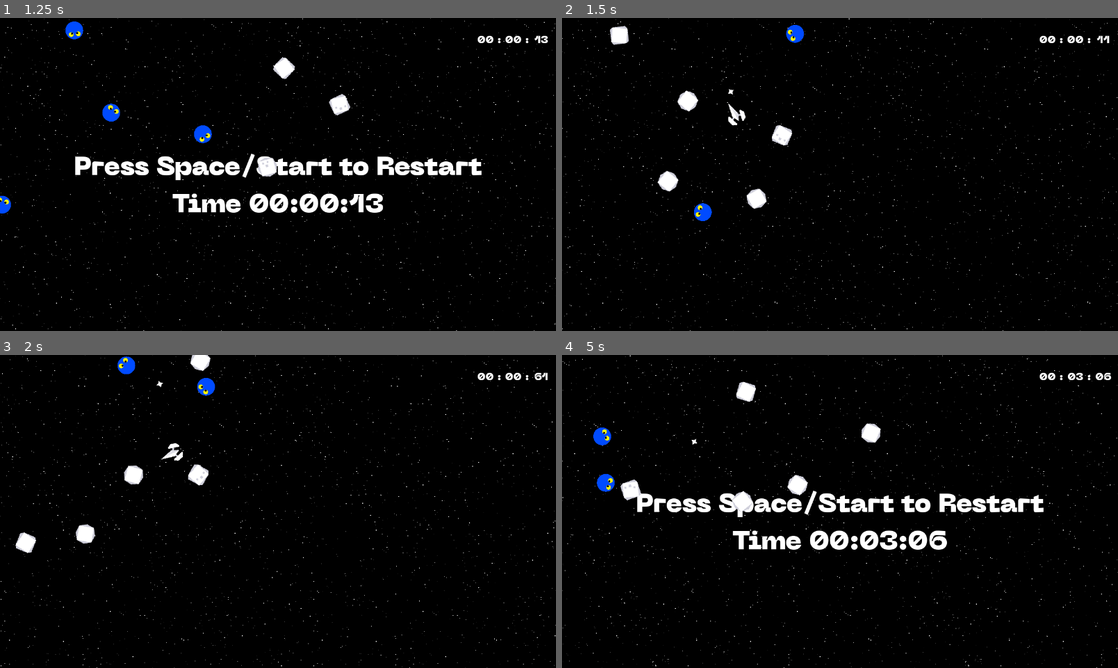
Above: before the commit, frames 1-4 (two rows, left to right).
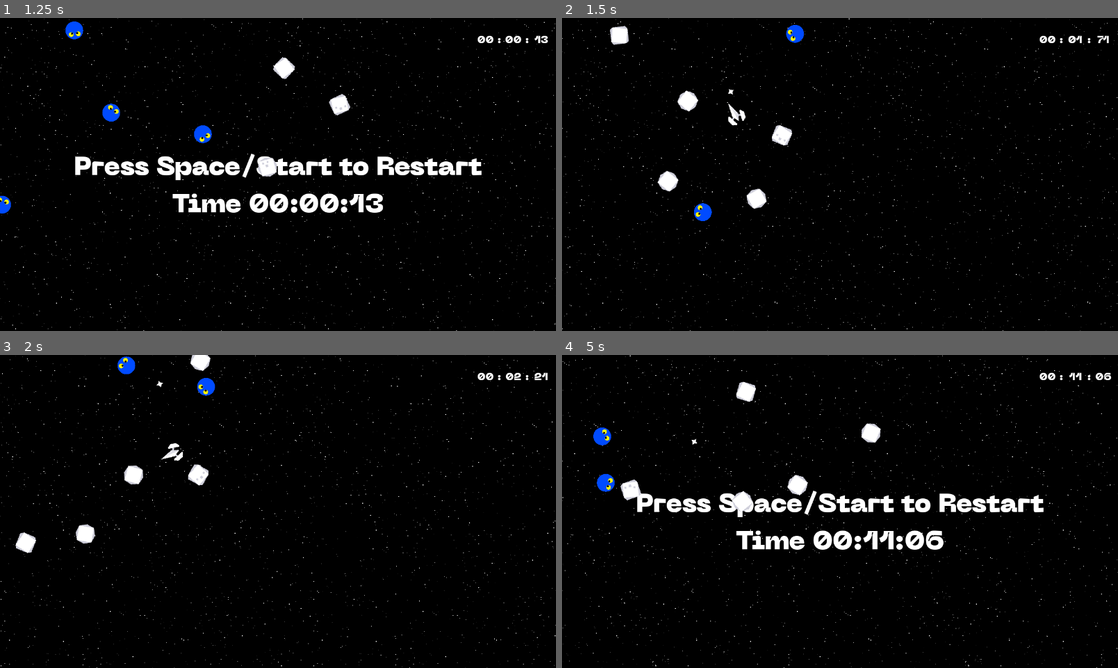
Above: after the commit, the same moments.

Repository: chrissearle/asteroids_starter
Game: Godot game, scene res://main.tscn
Same seed, same stepped clock (60 frames per second), same inputs: the game is played once before the commit and once after it.
Inputs:
- Up to frame 1 (1.25 s): tap Space (fire) at 0.5, 0.6 s; hold Right (right) from 0.53 s (still down)
- Up to frame 2 (1.5 s): tap Space (fire) at 1.25, 1.35 s; release Right (right) at 1.28 s; hold Left (left) from 1.28 s (still down)
- Up to frame 3 (2 s): keep holding Left (left)
- Up to frame 4 (5 s): release Left (left) at 2.03 s; hold Right (right) 2.03-2.78 s; tap Space (fire) every 0.75 s from 2.1 to 4.35 s; hold Up (forward) 2.78-3.53 s; hold Left (left) from 3.53 s (still down)

Frame 1 is identical in both runs. In frame 2, less than 0.1% of the frame differs, in the area x 90-99%, y 5-9%; in frame 3, less than 0.1%; in frame 4, 1.3%, in the area x 30-94%, y 5-63%.

Commit message:
Aim is for shortest time - so penalty should be positive

Diff:
--- a/game/Player/Player.gd
+++ b/game/Player/Player.gd
@@ -2,7 +2,7 @@
 
 @export var rotation_max := 3
 @export var speed_max := 200
-@export_range(0.0, 1.0, 0.05, "Time cost in seconds for each shot") var penalty := 0.1
+@export_range(0.0, 1.0, 0.05, "Time cost in seconds for each shot") var penalty := 1.5
 
 @onready var tip := $Tip
 @onready var exhaust := $Exhaust
@@ -36,7 +36,7 @@
 		bullet_instance.set_direction(rotation)
 		get_parent().add_child(bullet_instance)
 		AudioManager.play("shoot")
-		ScoreTime.add(penalty * -1.0)
+		ScoreTime.add(penalty)
 		bullet_instance.hit.connect(bullet_hit)
 
 func bullet_hit(area: Asteroid) -> void:
